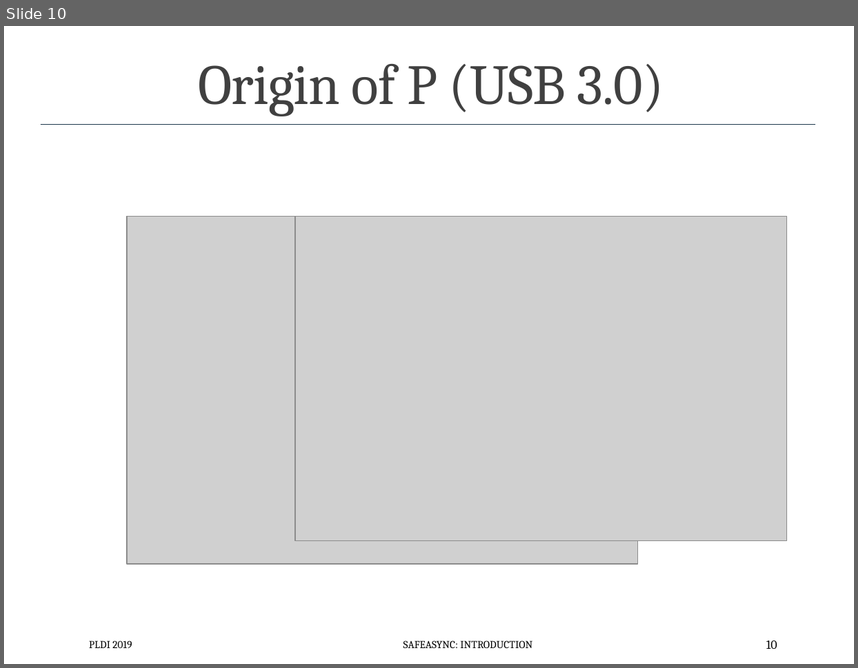
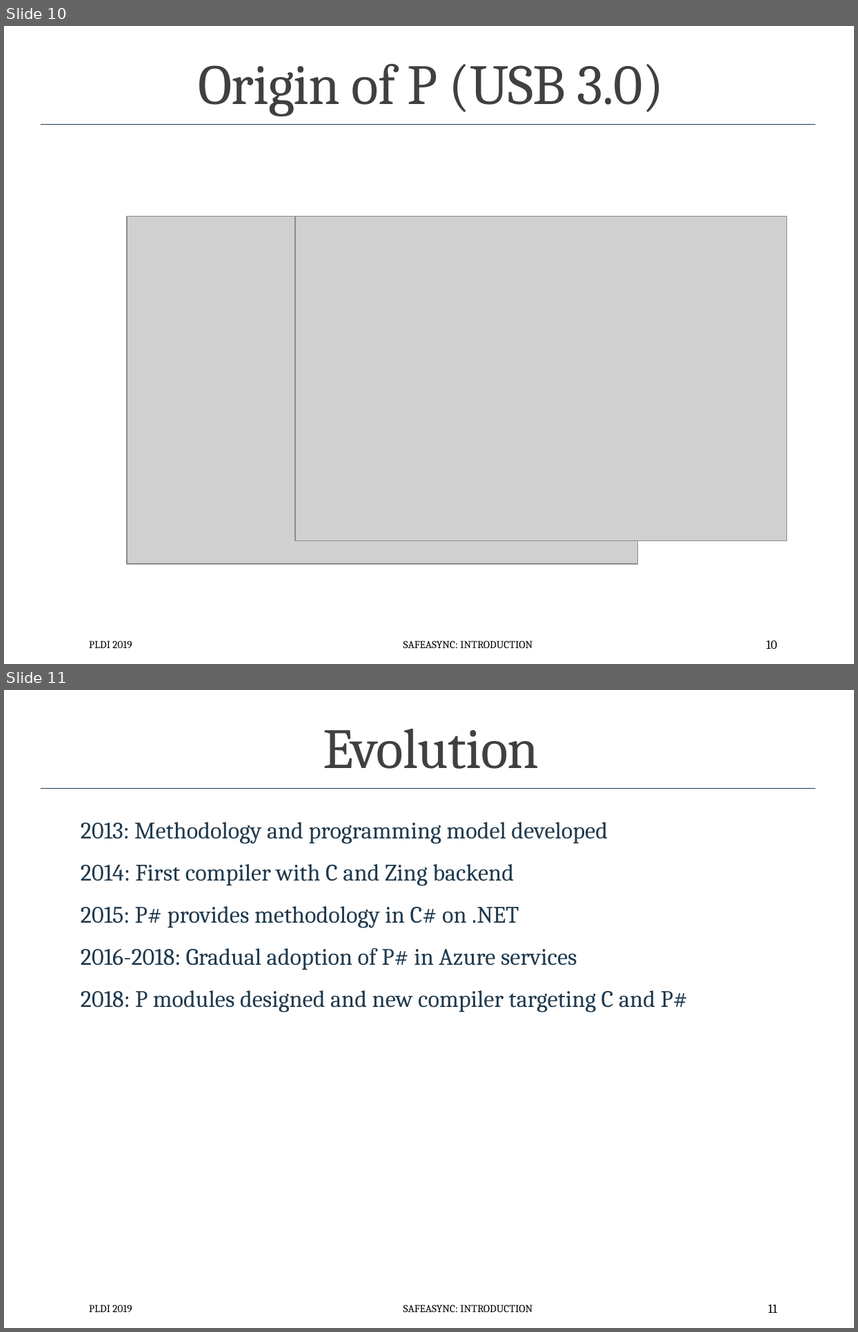
Before and after one commit to p-org/plditutorial, a slide deck: Presentations/1 - Introduction.pptx. Shown one above the other, each under a label of ours: slide 10 before the commit, slides 10 and 11 after it. The pictures are 858x668 and 858x1332 pixels, drawn with LibreOffice and Linux fonts; fonts in the diff are those of the drawing; grey boxes stand for pictures. Boxes give left, top, right and bottom in pixels: in the first picture for what was removed or moved away, otherwise in the second. Text is boxed around its words. In the diff, an @@ line names an element or a change of style, - is before the commit and + after.

```diff
--- a/Presentations/1 - Introduction.pptx
+++ b/Presentations/1 - Introduction.pptx
@@ slide 11 added at (x1=4, y1=690, x2=854, y2=1328), background #FFFFFF; not listed: 2 template elements that a slide beside it also shows @@
@@ title added at (x1=323, y1=729, x2=539, y2=769), 48 pt, text #404040 @@
+Evolution
@@ text added at (x1=81, y1=822, x2=688, y2=1012), 20 pt, text #20394E @@
+2013: Methodology and programming model developed
+2014: First compiler with C and Zing backend
+2015: P# provides methodology in C# on .NET
+2016-2018: Gradual adoption of P# in Azure services
+2018: P modules designed and new compiler targeting C and P#
@@ text added at (x1=89, y1=1304, x2=132, y2=1312), 9 pt, text #000000 @@
+PLDI 2019
@@ text added at (x1=404, y1=1304, x2=533, y2=1312), 9 pt, text #000000 @@
+SAFEASYNC: INTRODUCTION
@@ page number added at (x1=769, y1=1304, x2=777, y2=1312), 10.5 pt, text #000000 @@
+11
```
Also in this commit, not shown: 3 slides changed.
